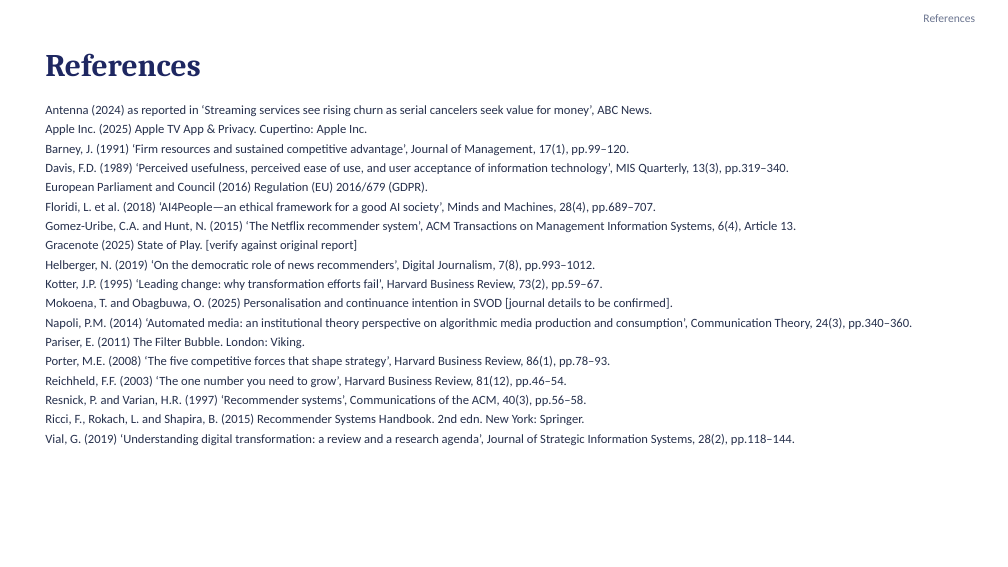
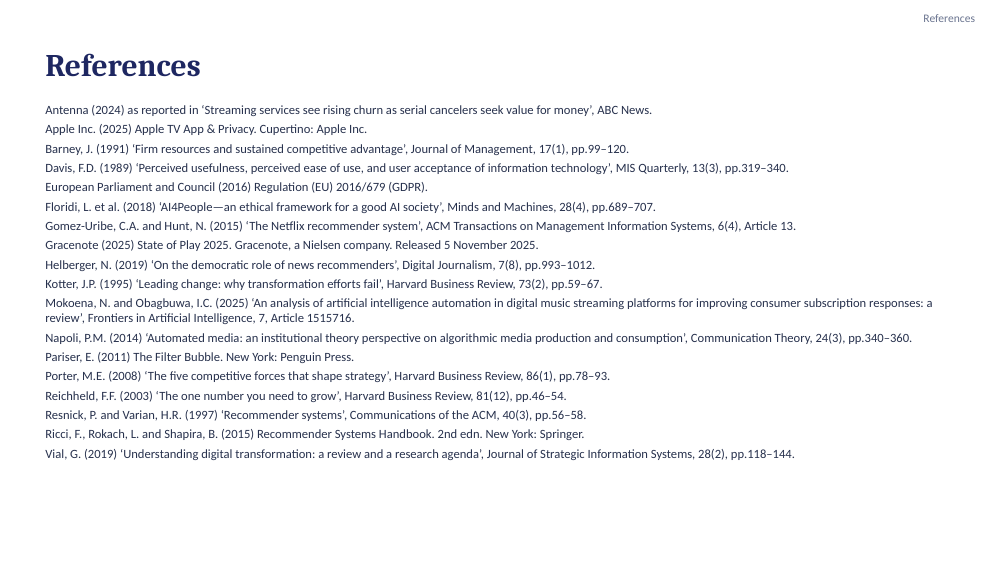
Before and after one commit to karanrg22-svg/skill, a slide deck: slide 12 of Earning-the-Signal_revised.pptx. Drawn at 1008x567 pixels with LibreOffice and Linux fonts; fonts in the diff are those of the drawing. Boxes give left, top, right and bottom in pixels: in the first picture for what was removed or moved away, otherwise in the second. Text is boxed around its words. In the diff, an @@ line names an element or a change of style, - is before the commit and + after.

```diff
--- a/Earning-the-Signal_revised.pptx
+++ b/Earning-the-Signal_revised.pptx
@@ text at box(45, 240, 539, 251): text changed @@
-Gracenote (2025) State of Play. [verify against original report]
+Gracenote (2025) State of Play 2025. Gracenote, a Nielsen company. Released 5 November 2025.
@@ text at box(45, 298, 933, 324): text changed @@
-Mokoena, T. and Obagbuwa, O. (2025) Personalisation and continuance intention in SVOD [journal details to be confirmed].
+Mokoena, N. and Obagbuwa, I.C. (2025) ‘An analysis of artificial intelligence automation in digital music streaming platforms for improving consumer subscription responses: a review’, Frontiers in Artificial Intelligence, 7, Article 1515716.
@@ text at box(45, 352, 354, 363): text changed @@
-Pariser, E. (2011) The Filter Bubble. London: Viking.
+Pariser, E. (2011) The Filter Bubble. New York: Penguin Press.
```
Also in this commit, not shown: 2 other slides changed.
